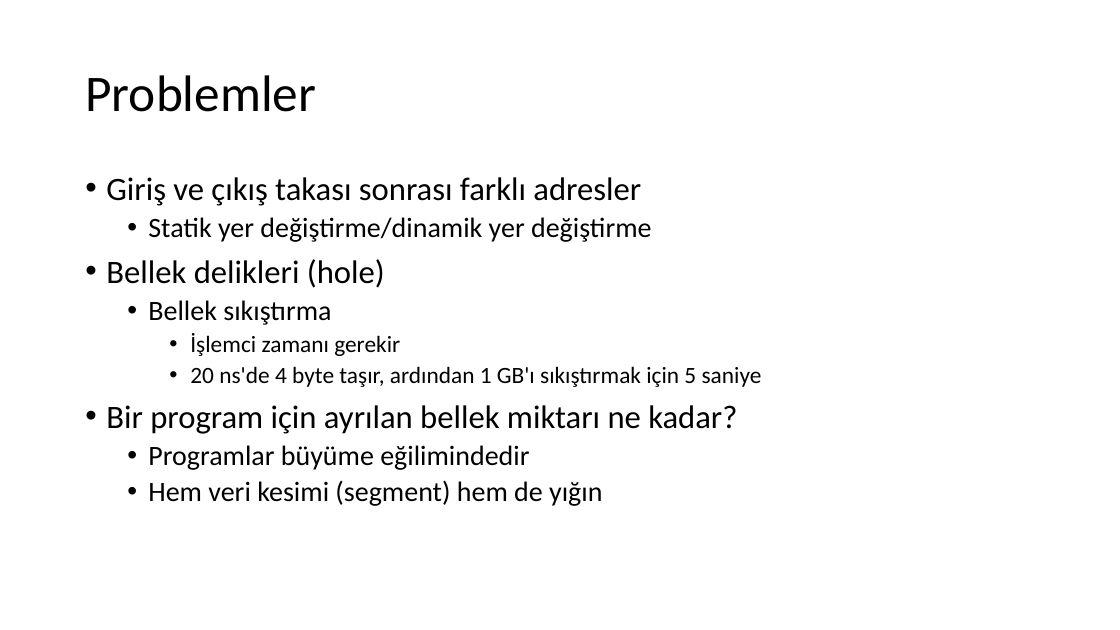
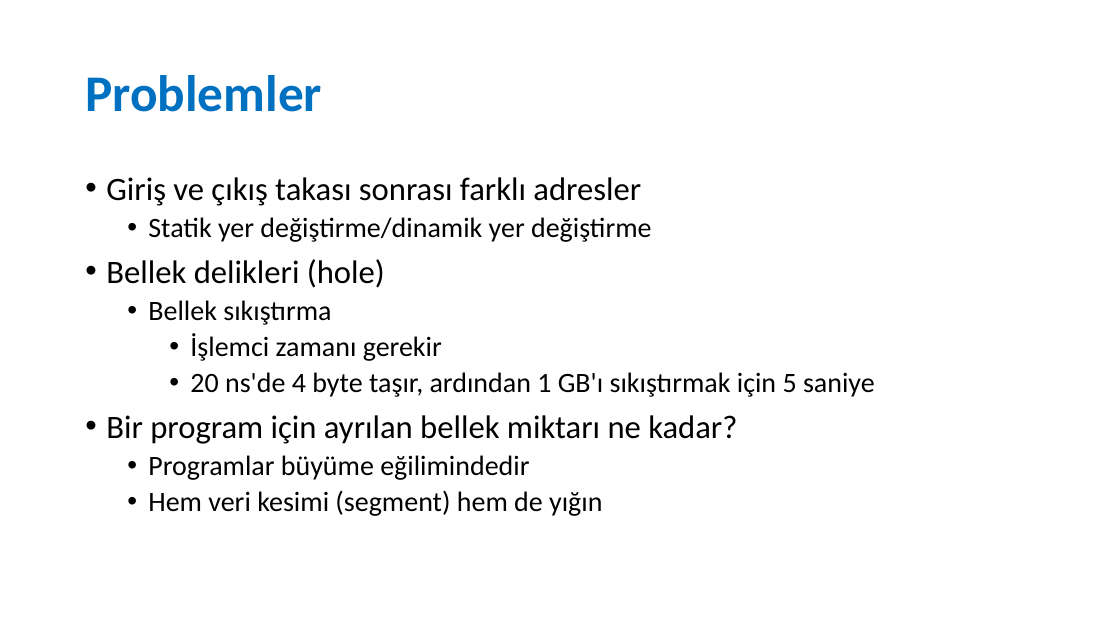
Before and after one commit to sercankulcu/sercankulcu.github.io, a slide deck: slide 13 of files/os/3_Bolum_3_Bellek.pptx. Drawn at 1120x630 pixels with LibreOffice and Linux fonts; fonts in the diff are those of the drawing. Boxes give left, top, right and bottom in pixels: in the first picture for what was removed or moved away, otherwise in the second. Text is boxed around its words. In the diff, an @@ line names an element or a change of style, - is before the commit and + after.

```diff
--- a/files/os/3_Bolum_3_Bellek.pptx
+++ b/files/os/3_Bolum_3_Bellek.pptx
@@ title "Problemler" at [85, 75, 322, 112]: text colour #000000 to #0070C0, bold on @@
@@ text at [190, 333, 875, 397]: size 20 to 24 pt in "İşlemci zamanı gerekir", "20 ns'de 4 byte taşır, ardından 1 ..." @@
```
Also in this commit, not shown: 40 other slides changed, 13 slides added, 13 slides removed, 1 other file.
